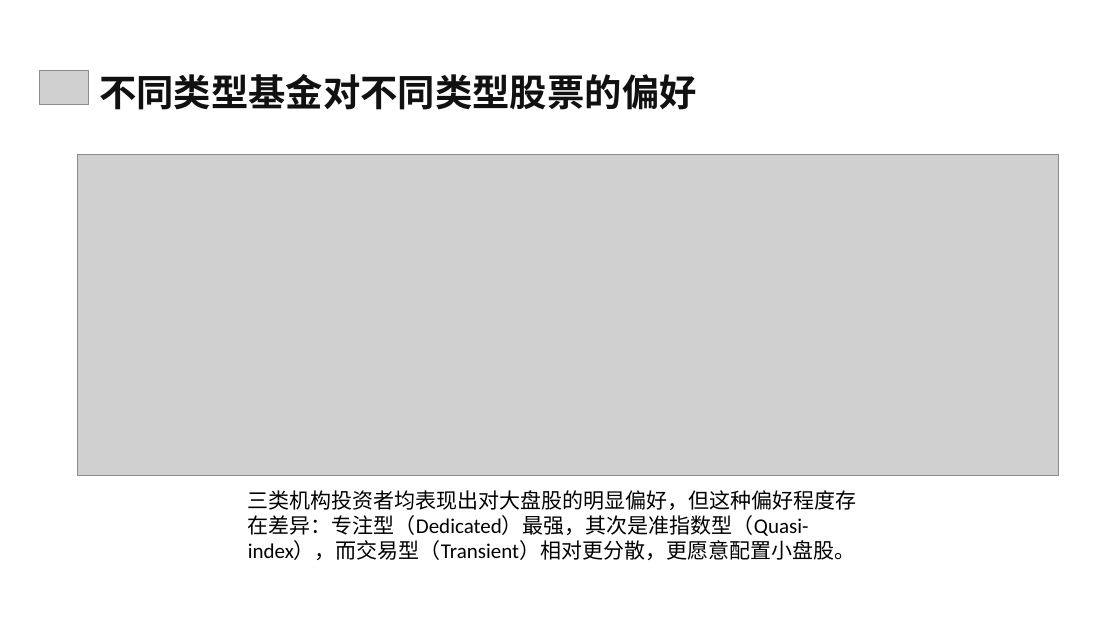
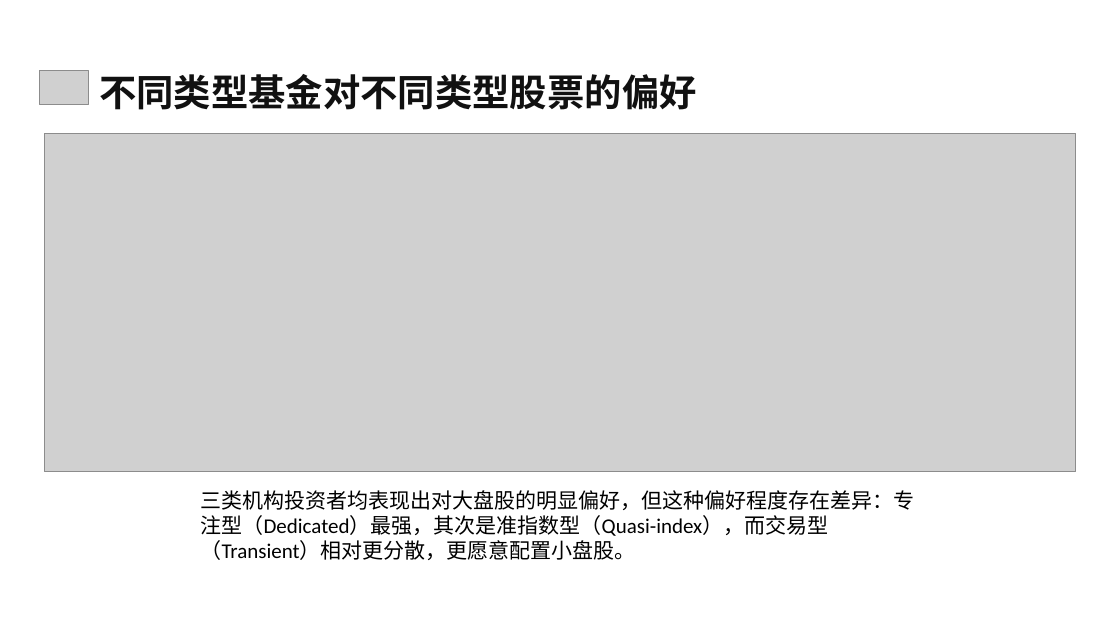
Before and after one commit to OldRed-ma/Class-Test, a slide deck: slide 13 of Bushee/Bushee基金分类与股票持仓结构分析.pptx. Drawn at 1120x630 pixels with LibreOffice and Linux fonts; fonts in the diff are those of the drawing; grey boxes stand for pictures. Boxes give left, top, right and bottom in pixels: in the first picture for what was removed or moved away, otherwise in the second. Text is boxed around its words. In the diff, an @@ line names an element or a change of style, - is before the commit and + after.

```diff
--- a/Bushee/Bushee基金分类与股票持仓结构分析.pptx
+++ b/Bushee/Bushee基金分类与股票持仓结构分析.pptx
@@ picture resized from (x1=77, y1=154, x2=1059, y2=476) to (x1=44, y1=134, x2=1075, y2=472) @@
@@ text "三类机构投资者均表现出对大盘股的明显偏好，但这种偏好程度存在差异：专注型（Dedicated）最强，其次是准指数型（Qu ..." rewrapped from (x1=248, y1=490, x2=857, y2=560) to (x1=201, y1=490, x2=915, y2=560) @@
```
Also in this commit, not shown: 8 other slides changed.
